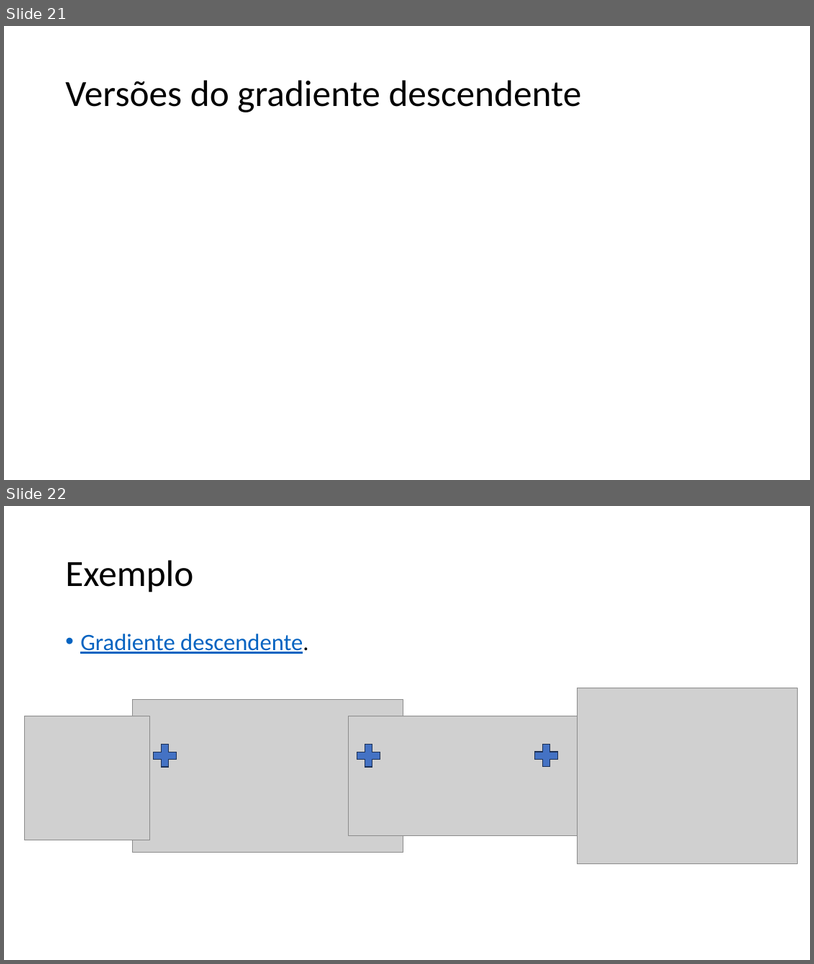
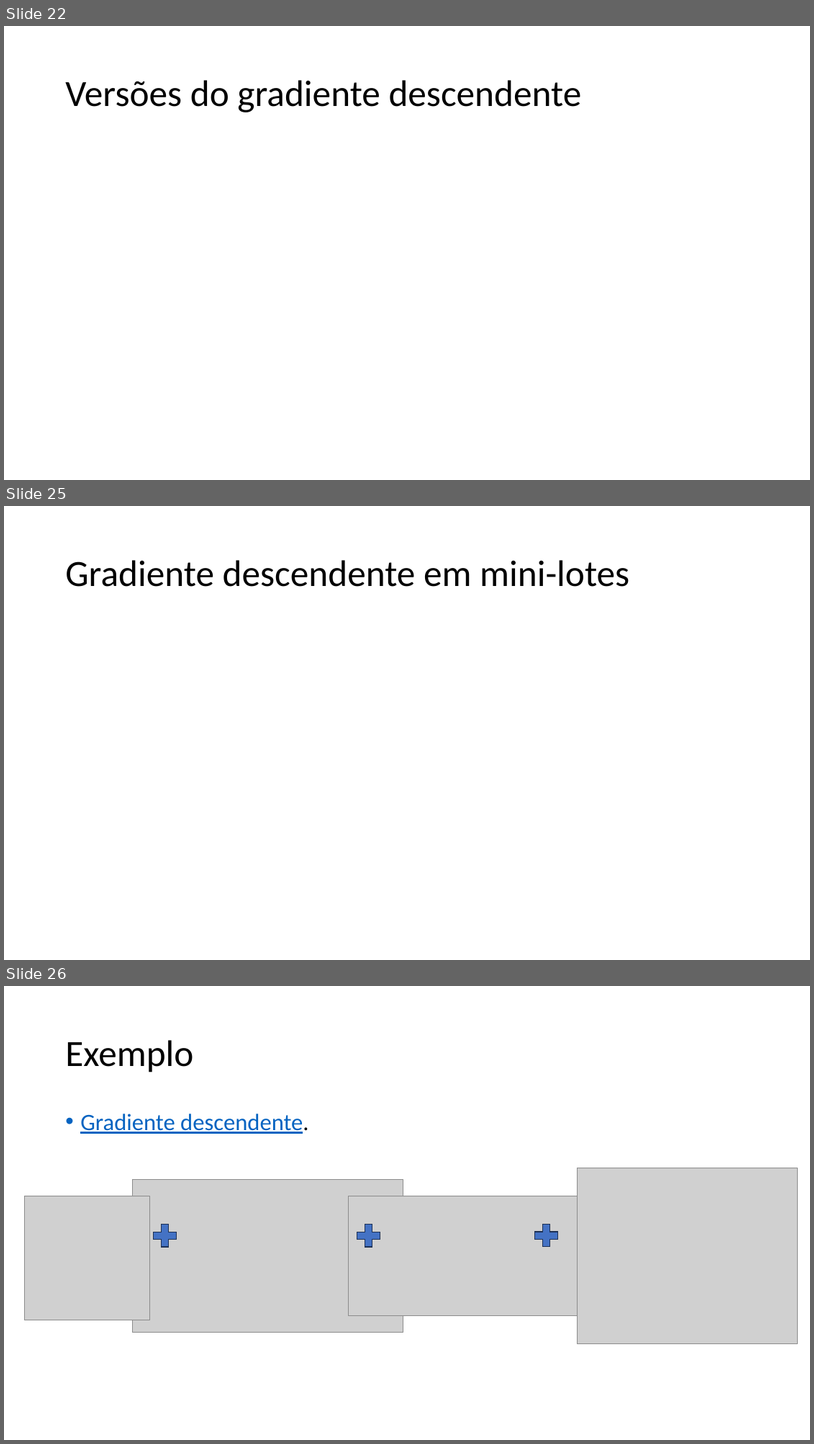
Before and after one commit to zz4fap/tp557-iot-ml, a slide deck: slides/TP557_6_Minimizando_o_erro.pptx. Shown one above the other, each under a label of ours: slides 21 and 22 before the commit, slides 22, 25 and 26 after it; the slides between them are not shown. The pictures are 814x964 and 814x1444 pixels, drawn with LibreOffice and Linux fonts; fonts in the diff are those of the drawing; grey boxes stand for pictures. Boxes give left, top, right and bottom in pixels: in the first picture for what was removed or moved away, otherwise in the second. Text is boxed around its words. In the diff, an @@ line names an element or a change of style, - is before the commit and + after.

```diff
--- a/slides/TP557_6_Minimizando_o_erro.pptx
+++ b/slides/TP557_6_Minimizando_o_erro.pptx
@@ slide 25 added at <box>4,506,810,960</box>, background #FFFFFF @@
@@ title added at <box>65,560,630,587</box>, 44 pt, text #000000 @@
+Gradiente descendente em mini-lotes
@@ what was slide 21 is now slide 22 @@
@@ what was slide 22 is now slide 26 @@
```
Also in this commit, not shown: 3 slides changed, 3 other slides added.
